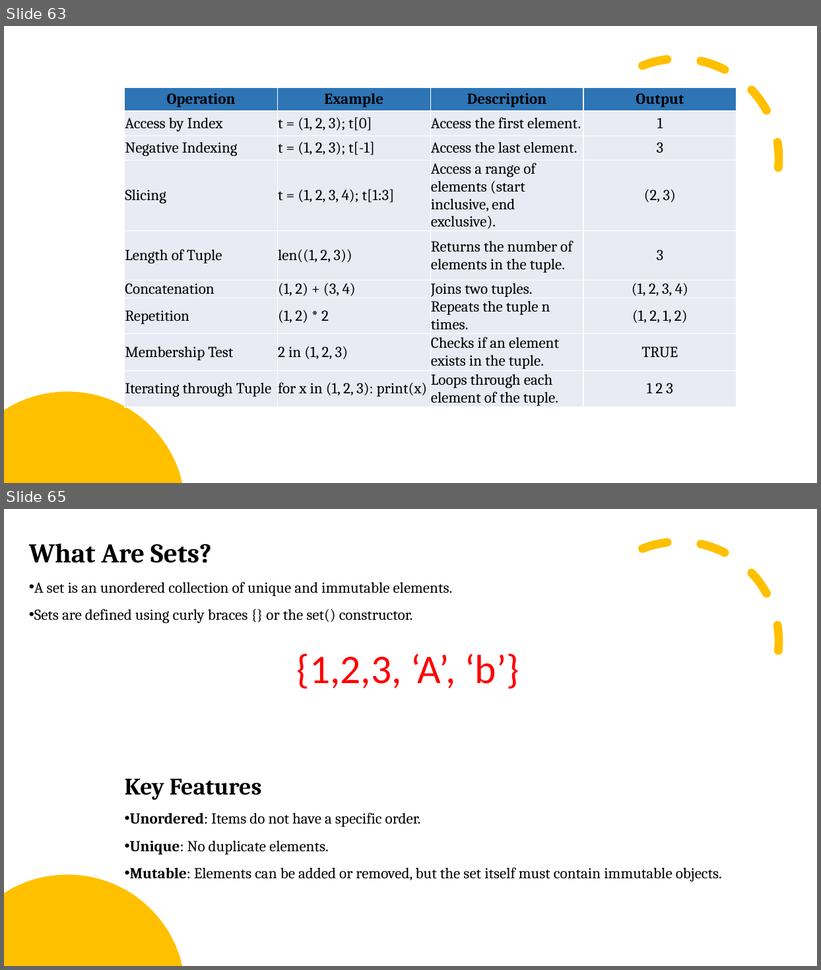
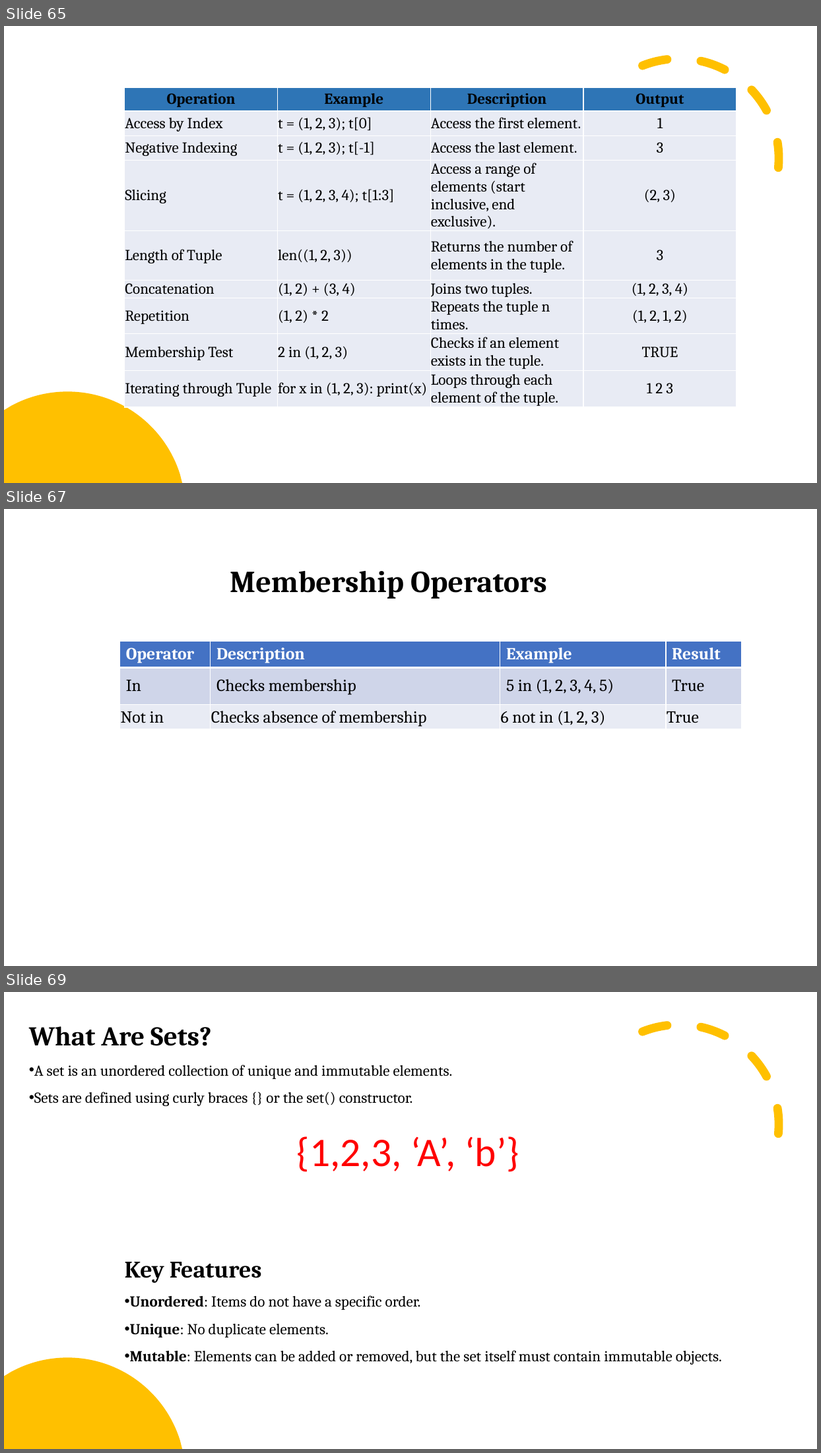
Before and after one commit to arrojuh/python_vishal, a slide deck: Learning_python.pptx. Shown one above the other, each under a label of ours: slides 63 and 65 before the commit, slides 65, 67 and 69 after it; the slides between them are not shown. The pictures are 821x970 and 821x1453 pixels, drawn with LibreOffice and Linux fonts; fonts in the diff are those of the drawing. Boxes give left, top, right and bottom in pixels: in the first picture for what was removed or moved away, otherwise in the second. Text is boxed around its words. In the diff, an @@ line names an element or a change of style, - is before the commit and + after.

```diff
--- a/Learning_python.pptx
+++ b/Learning_python.pptx
@@ slide 67 added at box(4, 509, 817, 966), background #FFFFFF @@
@@ text added at box(230, 571, 547, 599), 36 pt, text #000000, bold @@
+Membership Operators
@@ table added at box(120, 642, 742, 729), 3 rows, 4 columns @@
+Operator | Description | Example | Result
+In | Checks membership | 5 in (1, 2, 3, 4, 5) | True
+Not in | Checks absence of membership | 6 not in (1, 2, 3) | True
@@ what was slide 63 is now slide 65 @@
@@ what was slide 65 is now slide 69 @@
```
Also in this commit, not shown: 5 slides changed, 23 other slides added, 6 slides removed.
